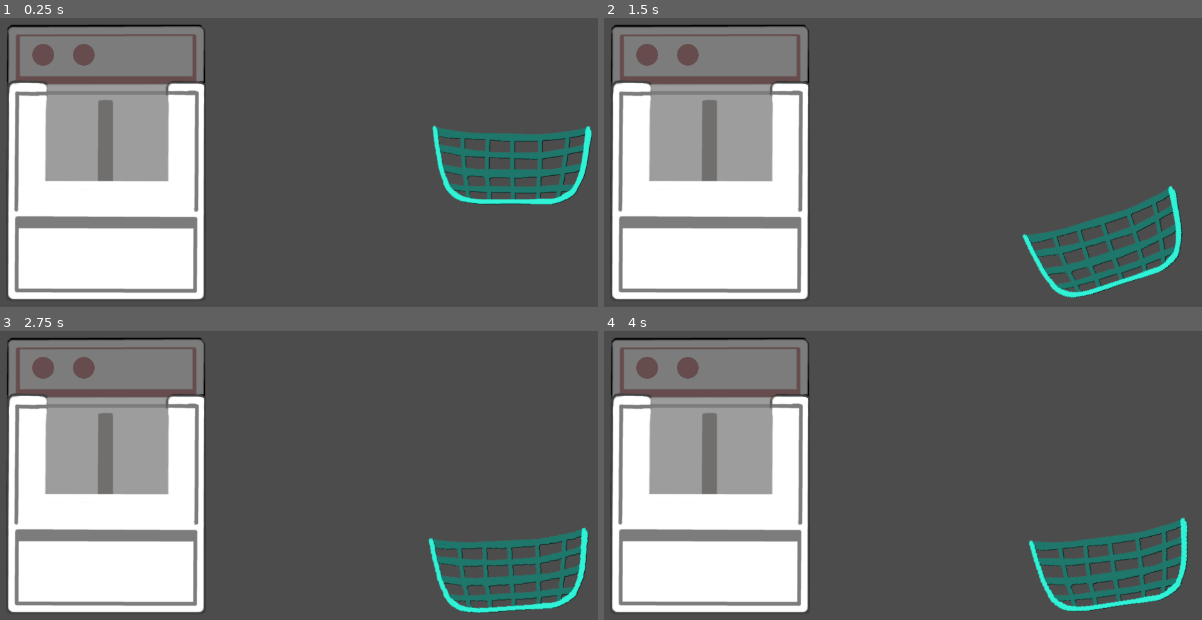
Above: before the commit, frames 1-4 (two rows, left to right).
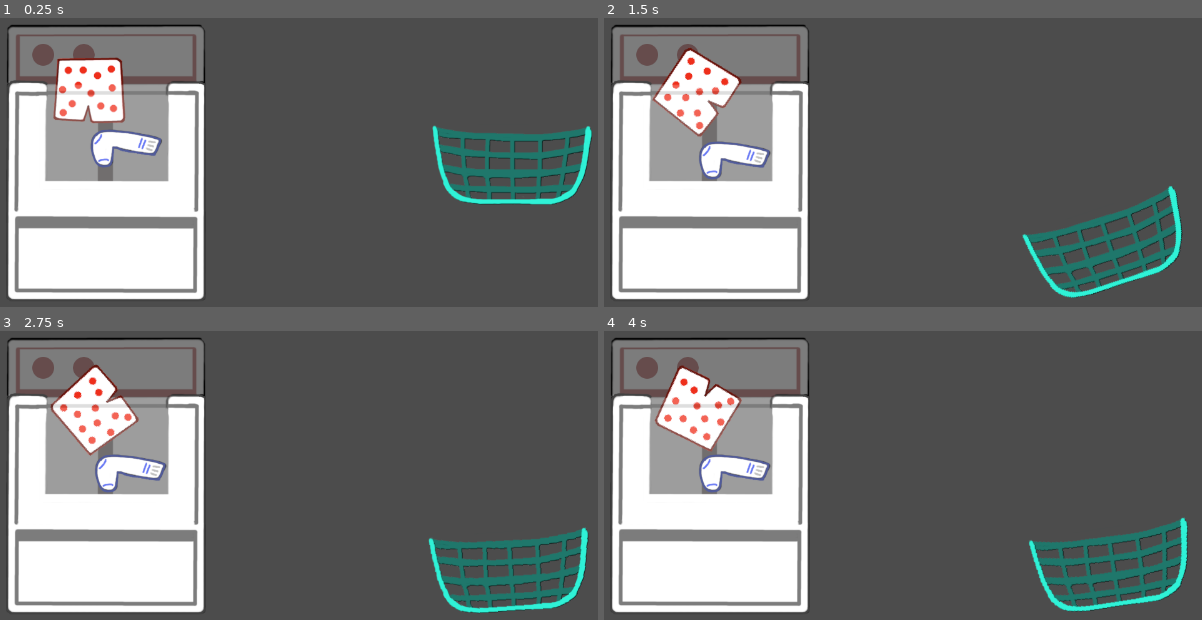
Above: after the commit, the same moments.

Repository: peternatewood/laundry-lunacy
Game: Godot game, scene res://main.tscn
The game is run twice, just before and just after one commit, with the same random seed, the same clock (stepped at 60 frames per second) and the same inputs.
Inputs (mouse positions are in pixels of both pictures, inside the frame that each line leads up to):
- Up to frame 1 (0.25 s): no input
- Up to frame 2 (1.5 s): move the mouse to (1166, 46) at 0.52 s; tap Space (grab) at 0.6, 1.35 s; click (1166, 46) at 0.67 s; move the mouse to (831, 96) at 1.27 s; click (831, 96) at 1.42 s
- Up to frame 3 (2.75 s): move the mouse to (outside the picture) at 2.02 s; tap Space (grab) at 2.1 s; click (outside the picture) at 2.17 s
- Up to frame 4 (4 s): move the mouse to (950, 481) at 2.77 s; tap Space (grab) at 2.85, 3.6 s; click (950, 481) at 2.92 s; move the mouse to (outside the picture) at 3.52 s; click (outside the picture) at 3.67 s

The runs differ from the first frame. In frame 1, 3.5% of the frame differs, in the area x 8-28%, y 13-52%; in frame 2, 3.5%; in frame 3, 3.5%; in frame 4, 3.5%, in the area x 8-28%, y 11-56%.
Error before the commit: Attempt to call function 'connect' in base 'null instance' on a null instance. (res://scripts/Basket.gd:13)

Commit message:
Correct node names in Basket

Diff:
--- a/main.tscn
+++ b/main.tscn
@@ -1,9 +1,11 @@
-[gd_scene load_steps=5 format=2]
+[gd_scene load_steps=7 format=2]
 
 [ext_resource path="res://prefabs/Basket.tscn" type="PackedScene" id=1]
 [ext_resource path="res://prefabs/Washer.tscn" type="PackedScene" id=2]
 [ext_resource path="res://scripts/SceneController.gd" type="Script" id=3]
 [ext_resource path="res://prefabs/Room_Boundaries.tscn" type="PackedScene" id=4]
+[ext_resource path="res://prefabs/Sock.tscn" type="PackedScene" id=5]
+[ext_resource path="res://prefabs/Boxers.tscn" type="PackedScene" id=6]
 
 [node name="Scene" type="Node2D"]
 script = ExtResource( 3 )
@@ -21,3 +23,9 @@
 
 [node name="Basket" parent="." instance=ExtResource( 1 )]
 position = Vector2( 842, 544 )
+
+[node name="Sock" parent="." instance=ExtResource( 5 )]
+position = Vector2( 164.6, 464.05 )
+
+[node name="Boxers" parent="." instance=ExtResource( 6 )]
+position = Vector2( 102.6, 339.15 )
--- a/prefabs/Basket.tscn
+++ b/prefabs/Basket.tscn
@@ -54,9 +54,9 @@
 z_as_relative = false
 shape = SubResource( 2 )
 
-[node name="Click Area" type="Area2D" parent="."]
+[node name="Mouse Area" type="Area2D" parent="."]
 collision_layer = 8
 
-[node name="CollisionShape2D" type="CollisionShape2D" parent="Click Area"]
+[node name="CollisionShape2D" type="CollisionShape2D" parent="Mouse Area"]
 position = Vector2( 0, -32 )
 shape = SubResource( 3 )
